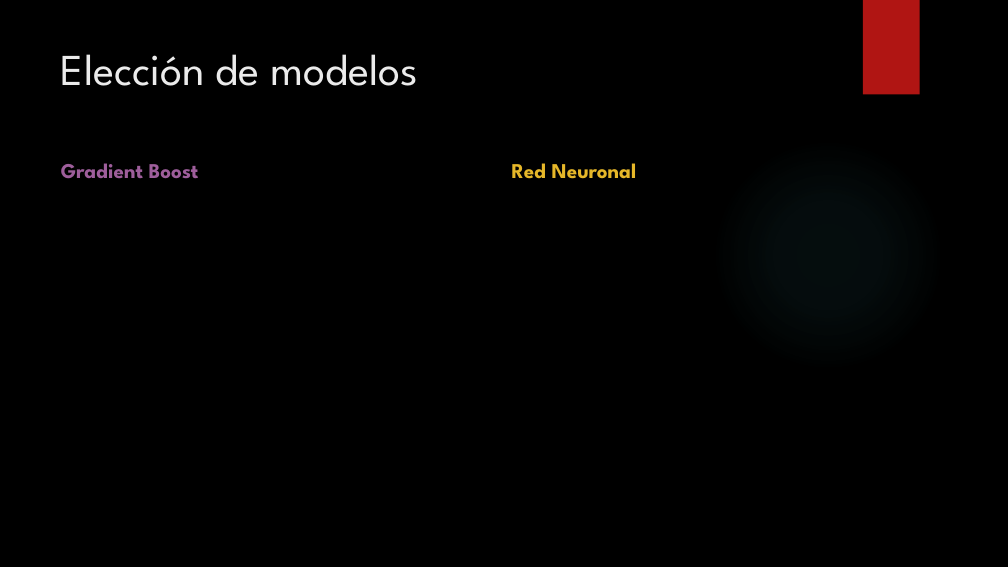
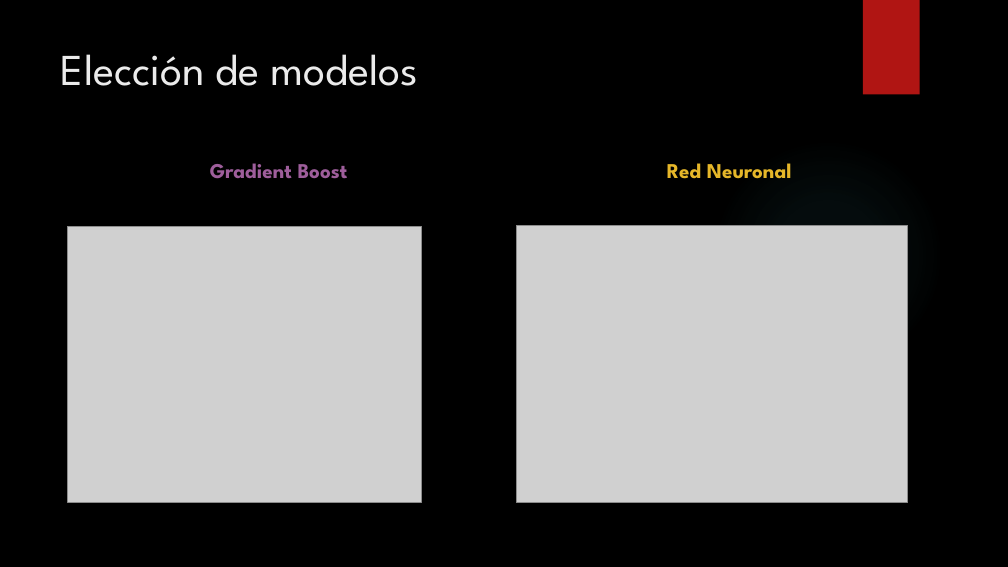
Before and after one commit to Gobuub/ETL_project, a slide deck: slide 10 of ML_Project.pptx. Drawn at 1008x567 pixels with LibreOffice and Linux fonts; fonts in the diff are those of the drawing; grey boxes stand for pictures; background and template pictures are left out. Boxes give left, top, right and bottom in pixels: in the first picture for what was removed or moved away, otherwise in the second. Text is boxed around its words. In the diff, an @@ line names an element or a change of style, - is before the commit and + after.

```diff
--- a/ML_Project.pptx
+++ b/ML_Project.pptx
@@ text "Gradient Boost" at [210,163,348,178]: alignment left to centre @@
@@ text "Red Neuronal" at [667,163,792,179]: alignment left to centre @@
@@ picture added at [67,227,422,503] @@
@@ picture added at [516,226,908,503] @@
```
Also in this commit, not shown: 3 other slides changed, 1 slide added, 6 other files.
